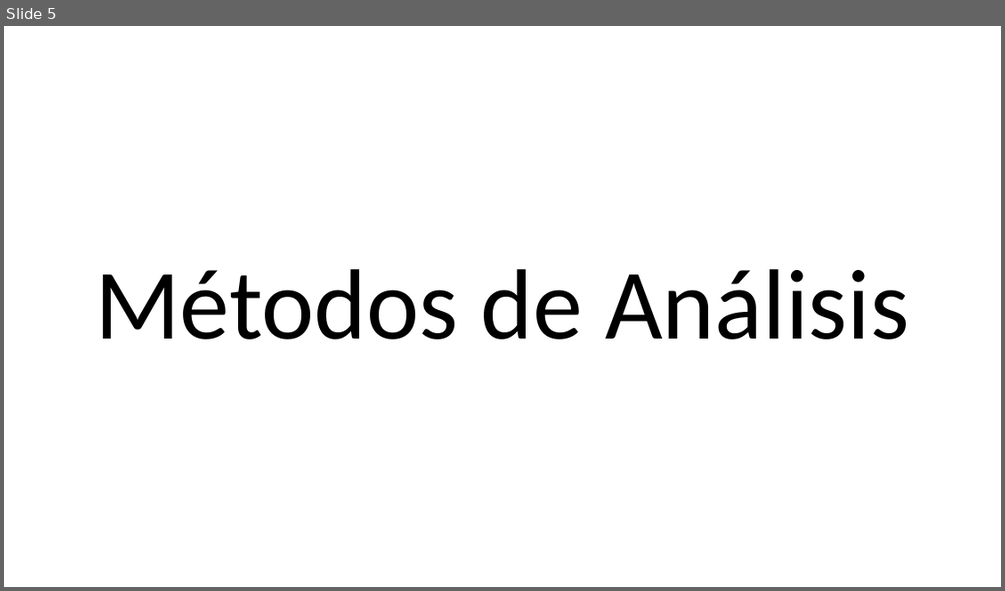
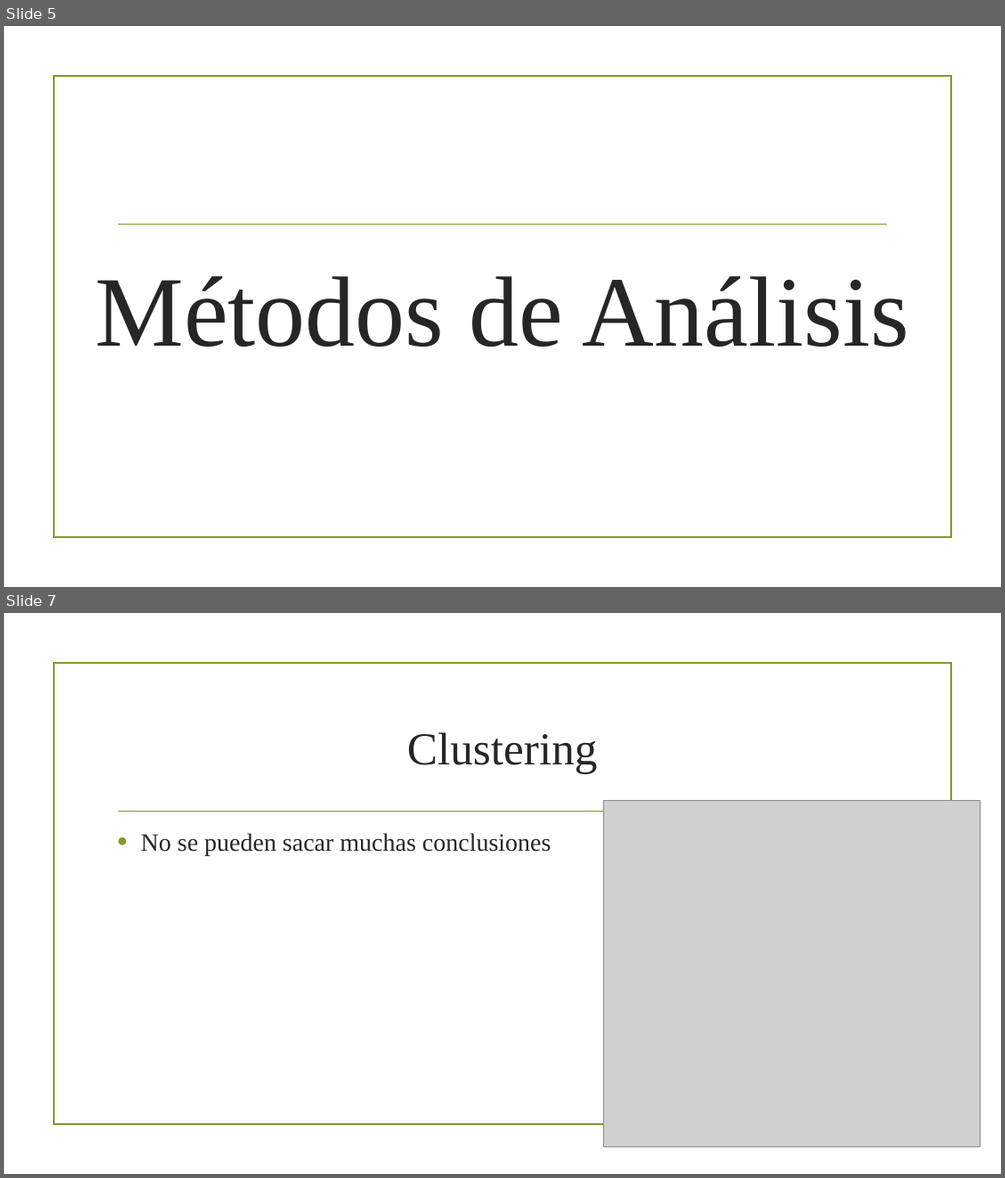
Before and after one commit to AlonsoCasanova/Proyecto-IMT2200, a slide deck: presentacion.pptx. Shown one above the other, each under a label of ours: slide 5 before the commit, slides 5 and 7 after it; the slides between them are not shown. The pictures are 1005x591 and 1005x1178 pixels, drawn with LibreOffice and Linux fonts; fonts in the diff are those of the drawing; grey boxes stand for pictures; background and template pictures are left out. Boxes give left, top, right and bottom in pixels: in the first picture for what was removed or moved away, otherwise in the second. Text is boxed around its words. In the diff, an @@ line names an element or a change of style, - is before the commit and + after.

```diff
--- a/presentacion.pptx
+++ b/presentacion.pptx
@@ slide 7 added at box(4, 613, 1001, 1174), background picture (left out); not listed: 2 template elements that a slide beside it also shows @@
@@ title added at box(407, 732, 598, 774), 44 pt, text #262626 @@
+Clustering
@@ picture added at box(604, 800, 979, 1146) @@
@@ text added at box(141, 833, 551, 855), 24 pt, text #262626 @@
+• No se pueden sacar muchas conclusiones
@@ slide 5 changed as well @@
@@ rectangle added at box(53, 76, 951, 538), outline #83992A 1.25 pt @@
@@ line added from (119, 224) to (887, 224), #83992A 1.25 pt @@
@@ title "Métodos de Análisis" at box(96, 276, 909, 346): font Calibri to Times New Roman, text colour #000000 to #262626; line spacing 0.9 to 1 @@
```
Also in this commit, not shown: 6 other slides changed, 1 other slide added, 1 slide removed, 4 other files.
